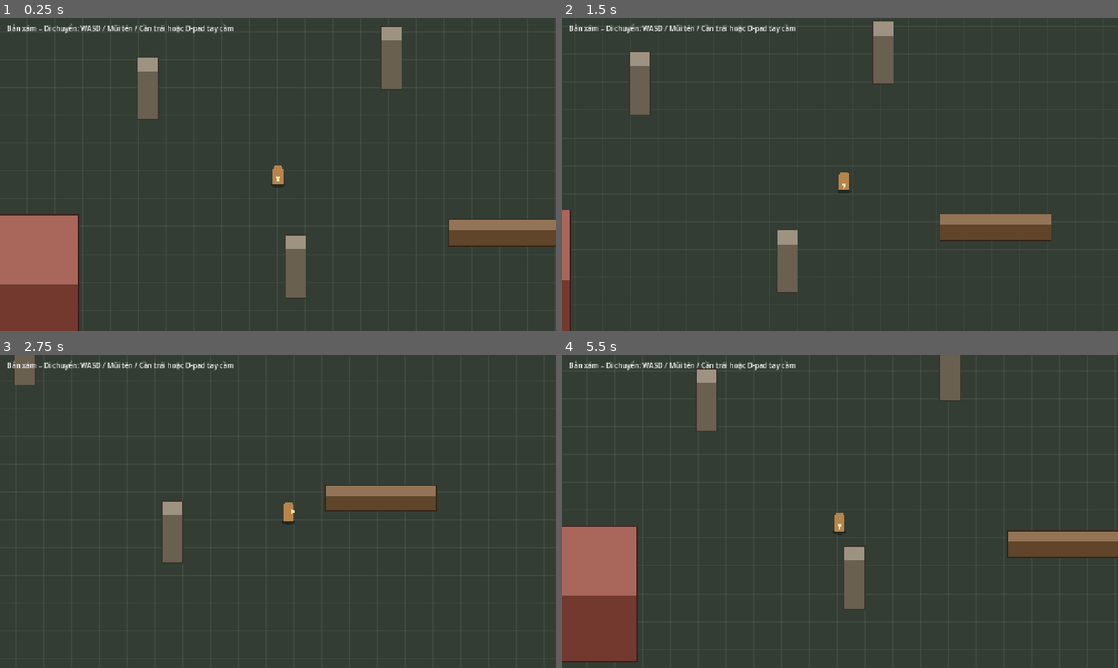
Above: before the commit, frames 1-4 (two rows, left to right).
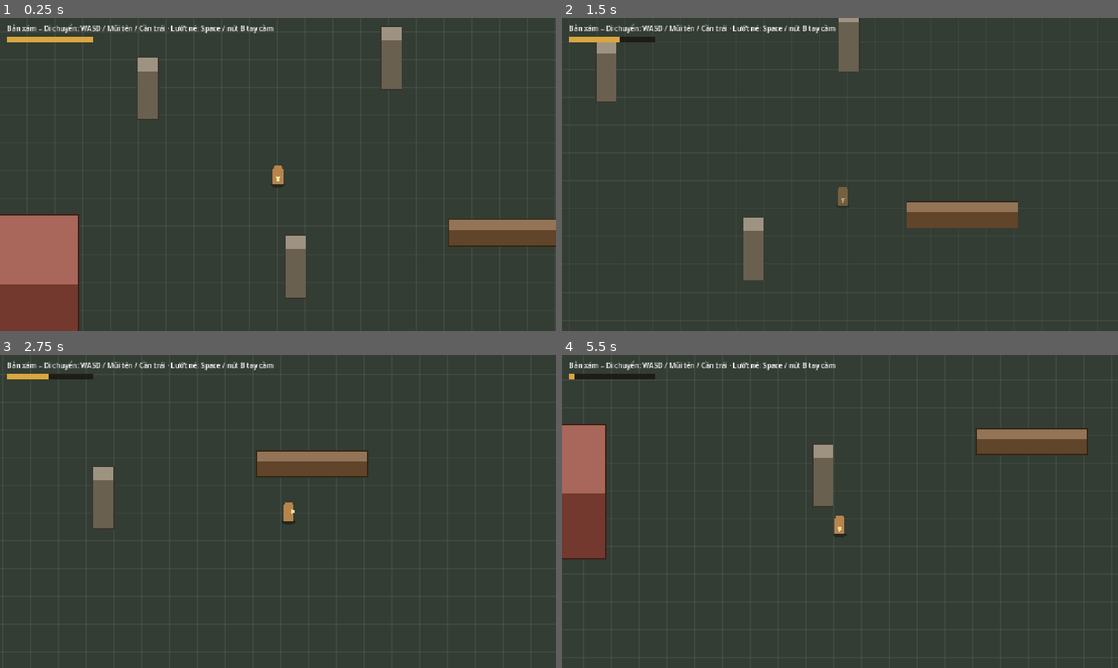
Above: after the commit, the same moments.

Repository: tranvanminhhieu06-gif/Game2D
Game: Godot game, scene res://scenes/levels/greybox_test.tscn
Two runs of this game, one before a commit and one after it. Both use one fixed random seed, a clock stepped at 60 frames per second and the inputs below.
Inputs (mouse positions are in pixels of both pictures, inside the frame that each line leads up to):
- Up to frame 1 (0.25 s): no input
- Up to frame 2 (1.5 s): tap Enter at 0.5 s; move the mouse to (962, 158) at 0.52 s; hold D (move_right) 0.53-1.28 s; tap Space (dash, bound only after the commit) at 0.6, 1.35 s; click (962, 158) at 0.67 s; move the mouse to (728, 190) at 1.27 s; hold S (move_down) from 1.28 s (still down)
- Up to frame 3 (2.75 s): move the mouse to (333, 442) at 2.02 s; release S (move_down) at 2.03 s; hold D (move_right) from 2.03 s (still down); tap Space (dash, bound only after the commit) at 2.1 s
- Up to frame 4 (5.5 s): move the mouse to (812, 574) at 2.77 s; release D (move_right) at 2.78 s; hold W (move_up) 2.78-3.53 s; tap Space (dash, bound only after the commit) every 0.75 s from 2.85 to 5.1 s; click (812, 574) at 2.92 s; move the mouse to (1006, 558) at 3.52 s; hold A (move_left) 3.53-5.03 s; move the mouse to (673, 464) at 4.27 s; move the mouse to (867, 511) at 5.02 s; hold S (move_down) from 5.03 s (still down); click (867, 511) at 5.17 s

The runs differ from the first frame. In frame 1, 0.5% of the frame differs, in the area x 1-50%, y 1-8%; in frame 2, 8.1%; in frame 3, 5.6%; in frame 4, 15%, in the area x 0-100%, y 0-99%.

Commit message:
Thêm Lướt né (Dash) và Thể Lực cho bản xám
- Action "dash" (Space / nút B tay cầm)
- Dash theo hướng đang bấm hoặc hướng đang nhìn, tốn 25 Thể Lực,
  0.25 giây bất tử (is_invincible() cho hurtbox sau này)
- Thể Lực 100, hồi 15/giây theo GDD; tín hiệu stamina_changed
- Thanh Thể Lực tạm màu vàng đồng trên HUD

Co-Authored-By: Claude Opus 5.5 <noreply@anthropic.com>
Claude-Session: https://claude.ai/code/session_01FVA7CtNsxewVcbJmL1DbAR

Diff:
--- a/project.godot
+++ b/project.godot
@@ -57,6 +57,12 @@
 , Object(InputEventJoypadMotion,"resource_local_to_scene":false,"resource_name":"","device":-1,"axis":1,"axis_value":1.0,"script":null)
 ]
 }
+dash={
+"deadzone": 0.5,
+"events": [Object(InputEventKey,"resource_local_to_scene":false,"resource_name":"","device":-1,"window_id":0,"alt_pressed":false,"shift_pressed":false,"ctrl_pressed":false,"meta_pressed":false,"pressed":false,"keycode":0,"physical_keycode":32,"key_label":0,"unicode":0,"location":0,"echo":false,"script":null)
+, Object(InputEventJoypadButton,"resource_local_to_scene":false,"resource_name":"","device":-1,"button_index":1,"pressure":0.0,"pressed":true,"script":null)
+]
+}
 
 [layer_names]
 
--- a/scenes/levels/greybox_test.tscn
+++ b/scenes/levels/greybox_test.tscn
@@ -1,8 +1,15 @@
-[gd_scene load_steps=4 format=3]
+[gd_scene load_steps=6 format=3]
 
 [ext_resource type="Script" path="res://scripts/levels/greybox_floor.gd" id="1_floor"]
 [ext_resource type="Script" path="res://scripts/props/greybox_block.gd" id="2_block"]
 [ext_resource type="PackedScene" path="res://scenes/player/player.tscn" id="3_player"]
+[ext_resource type="Script" path="res://scripts/ui/stamina_bar.gd" id="4_stamina"]
+
+[sub_resource type="StyleBoxFlat" id="StyleBoxFlat_bg"]
+bg_color = Color(0.1, 0.08, 0.06, 0.8)
+
+[sub_resource type="StyleBoxFlat" id="StyleBoxFlat_fill"]
+bg_color = Color(0.85, 0.65, 0.25, 1)
 
 [node name="GreyboxTest" type="Node2D"]
 y_sort_enabled = true
@@ -82,4 +89,16 @@
 offset_top = 12.0
 offset_right = 720.0
 offset_bottom = 38.0
-text = "Bản xám – Di chuyển: WASD / Mũi tên / Cần trái hoặc D-pad tay cầm"
+text = "Bản xám – Di chuyển: WASD / Mũi tên / Cần trái · Lướt né: Space / nút B tay cầm"
+
+[node name="StaminaBar" type="ProgressBar" parent="HUD" node_paths=PackedStringArray("player")]
+offset_left = 16.0
+offset_top = 44.0
+offset_right = 216.0
+offset_bottom = 56.0
+theme_override_styles/background = SubResource("StyleBoxFlat_bg")
+theme_override_styles/fill = SubResource("StyleBoxFlat_fill")
+value = 100.0
+show_percentage = false
+script = ExtResource("4_stamina")
+player = NodePath("../../Player")
--- a/scripts/player/player.gd
+++ b/scripts/player/player.gd
@@ -1,15 +1,18 @@
 class_name Player
 extends CharacterBody2D
 ## Nhân vật người chơi – bản xám (greybox).
-## Hiện chỉ có di chuyển top-down 8 hướng có gia tốc/hãm.
+## Có di chuyển top-down 8 hướng (gia tốc/hãm) và Lướt né (Dash) tốn Thể Lực.
 ## Gốc tọa độ (origin) đặt ở chân nhân vật để Y-sort đúng.
 
 signal facing_changed(new_facing: Facing)
+signal stamina_changed(current: float, maximum: float)
+signal dashed(direction: Vector2)
 
 ## Hướng nhìn rời rạc theo chiều kim đồng hồ, bắt đầu từ hướng Đông.
 ## Sau này dùng để chọn animation 8 hướng.
 enum Facing { E, SE, S, SW, W, NW, N, NE }
 
+@export_group("Di chuyển")
 ## Tốc độ tối đa (px/giây). GDD chưa quy định, chỉnh khi thử cảm giác.
 @export var max_speed: float = 220.0
 ## Gia tốc khi có input (px/giây²).
@@ -17,25 +20,91 @@
 ## Lực hãm khi thả input (px/giây²).
 @export var friction: float = 2400.0
 
+@export_group("Lướt né (Dash)")
+## Tốc độ khi lướt (px/giây). Quãng lướt ≈ dash_speed × dash_duration.
+@export var dash_speed: float = 650.0
+@export var dash_duration: float = 0.18
+## Thời gian bất tử tính từ lúc bắt đầu lướt (GDD: 0.25 giây).
+@export var dash_invincibility: float = 0.25
+## GDD: mỗi lần lướt tốn 25 Thể Lực.
+@export var dash_stamina_cost: float = 25.0
+
+@export_group("Thể Lực (Stamina)")
+## GDD: mặc định 100 điểm.
+@export var max_stamina: float = 100.0
+## GDD: hồi 15 điểm/giây.
+@export var stamina_regen: float = 15.0
+
 var facing: Facing = Facing.S
 var facing_vector: Vector2 = Vector2.DOWN
+var stamina: float = 100.0
 
+var _dash_direction := Vector2.ZERO
+var _dash_time_left := 0.0
+var _invincible_time_left := 0.0
+
+@onready var _visual: Node2D = $Visual
 @onready var _facing_arrow: Node2D = $Visual/FacingArrow
 
 
 func _ready() -> void:
+	stamina = max_stamina
 	_facing_arrow.rotation = facing_vector.angle()
 
 
 func _physics_process(delta: float) -> void:
+	_invincible_time_left = maxf(_invincible_time_left - delta, 0.0)
 	# get_vector đã áp deadzone và giới hạn độ dài ≤ 1 nên đi chéo không nhanh hơn.
 	var input_dir := Input.get_vector(&"move_left", &"move_right", &"move_up", &"move_down")
-	if input_dir != Vector2.ZERO:
-		velocity = velocity.move_toward(input_dir * max_speed, acceleration * delta)
-		_update_facing(input_dir)
+
+	if is_dashing():
+		_dash_time_left -= delta
+		# Hết lướt thì giữ tốc độ chạy theo hướng lướt để chuyển tiếp mượt.
+		var speed := dash_speed if is_dashing() else max_speed
+		velocity = _dash_direction * speed
 	else:
-		velocity = velocity.move_toward(Vector2.ZERO, friction * delta)
+		_regen_stamina(delta)
+		if Input.is_action_just_pressed(&"dash") and stamina >= dash_stamina_cost:
+			_start_dash(input_dir)
+		elif input_dir != Vector2.ZERO:
+			velocity = velocity.move_toward(input_dir * max_speed, acceleration * delta)
+			_update_facing(input_dir)
+		else:
+			velocity = velocity.move_toward(Vector2.ZERO, friction * delta)
+
 	move_and_slide()
+	# Phản hồi tạm cho khung bất tử, thay bằng VFX khi có art.
+	_visual.modulate.a = 0.5 if is_invincible() else 1.0
+
+
+func is_dashing() -> bool:
+	return _dash_time_left > 0.0
+
+
+## Hurtbox sau này kiểm tra hàm này để bỏ qua sát thương trong khung bất tử.
+func is_invincible() -> bool:
+	return _invincible_time_left > 0.0
+
+
+func _start_dash(input_dir: Vector2) -> void:
+	# Không bấm hướng thì lướt theo hướng đang nhìn.
+	_dash_direction = input_dir.normalized() if input_dir != Vector2.ZERO else facing_vector
+	_update_facing(_dash_direction)
+	_set_stamina(stamina - dash_stamina_cost)
+	_dash_time_left = dash_duration
+	_invincible_time_left = dash_invincibility
+	velocity = _dash_direction * dash_speed
+	dashed.emit(_dash_direction)
+
+
+func _regen_stamina(delta: float) -> void:
+	if stamina < max_stamina:
+		_set_stamina(stamina + stamina_regen * delta)
+
+
+func _set_stamina(value: float) -> void:
+	stamina = clampf(value, 0.0, max_stamina)
+	stamina_changed.emit(stamina, max_stamina)
 
 
 func _update_facing(direction: Vector2) -> void:
--- /dev/null
+++ b/scripts/ui/stamina_bar.gd
@@ -0,0 +1,17 @@
+extends ProgressBar
+## Thanh Thể Lực tạm cho bản xám (GDD: màu Vàng Đồng, góc trên bên trái).
+
+@export var player: Player
+
+
+func _ready() -> void:
+	if player == null:
+		push_warning("StaminaBar: chưa gán Player.")
+		return
+	_on_stamina_changed(player.stamina, player.max_stamina)
+	player.stamina_changed.connect(_on_stamina_changed)
+
+
+func _on_stamina_changed(current: float, maximum: float) -> void:
+	max_value = maximum
+	value = current
Not shown, changed: README.md
